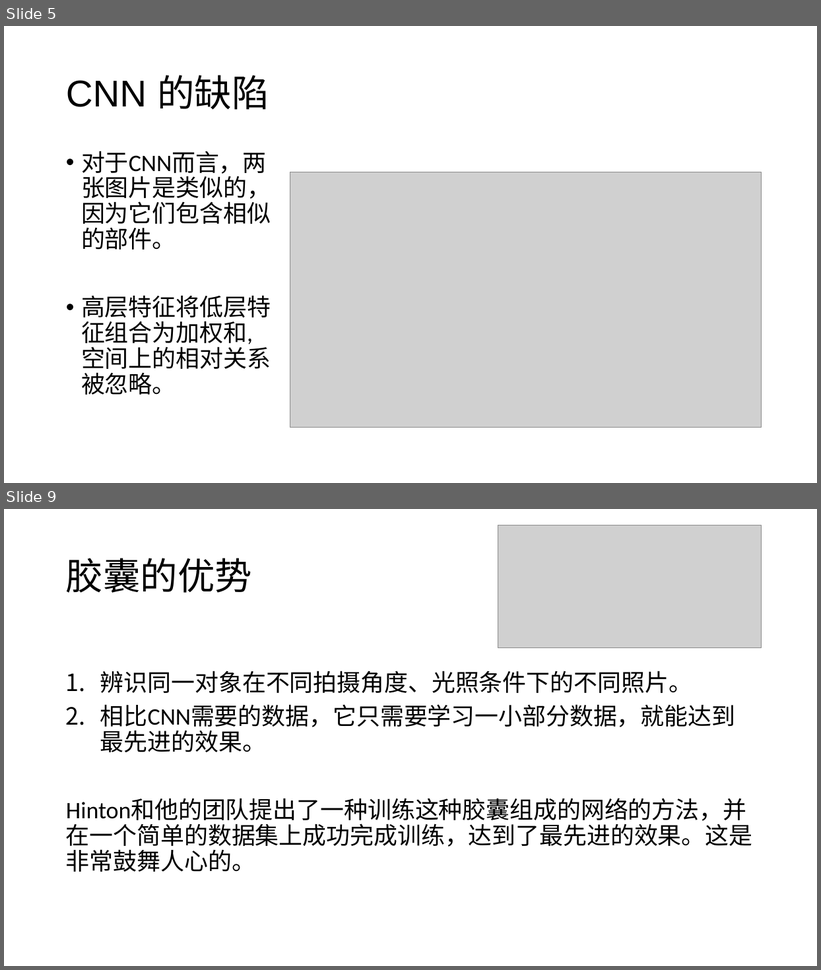
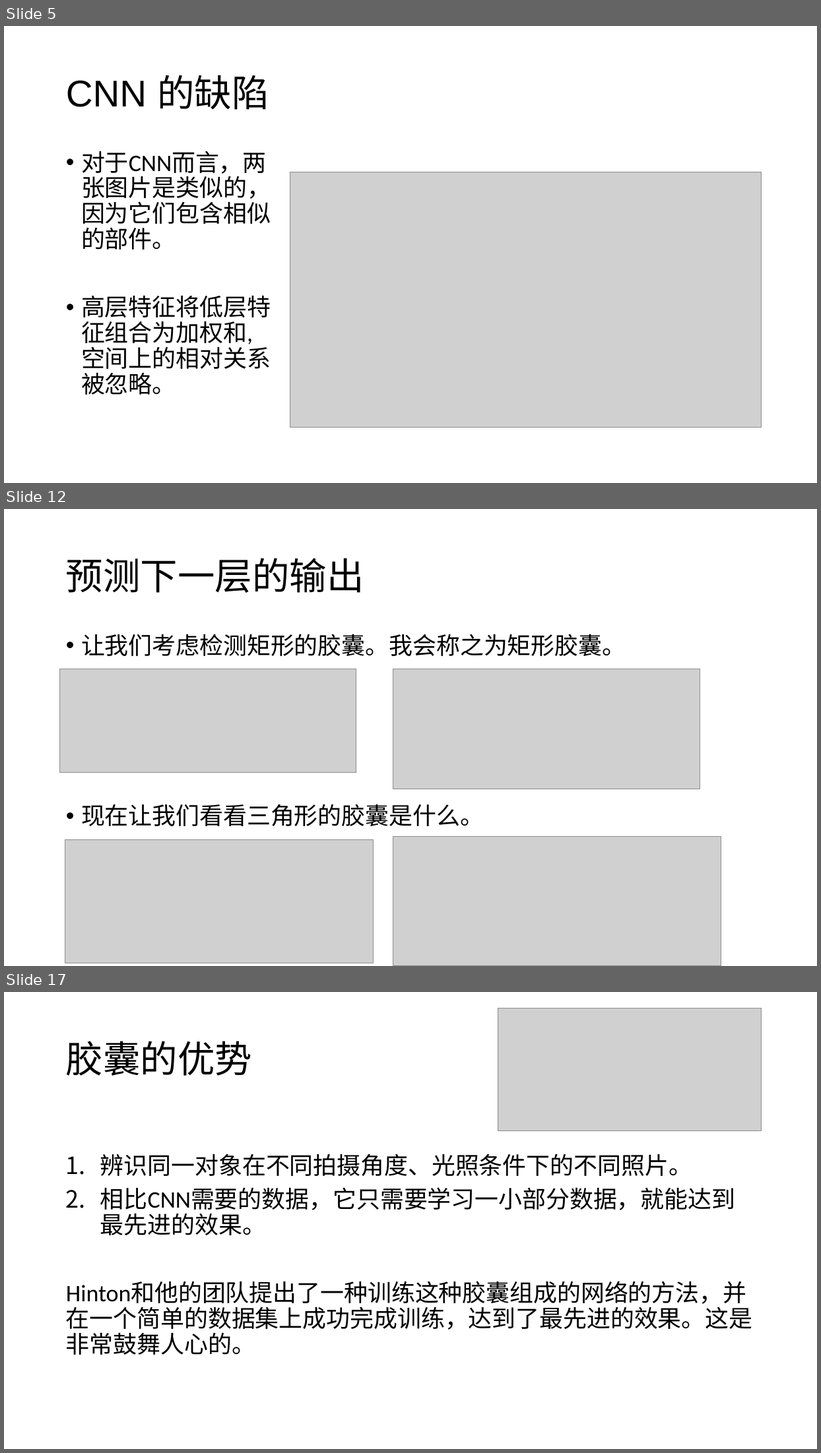
Before and after one commit to foamliu/Learning-DL, a slide deck: capsnet/CapsNet.pptx. Shown one above the other, each under a label of ours: slides 5 and 9 before the commit, slides 5, 12 and 17 after it; the slides between them are not shown. The pictures are 821x970 and 821x1453 pixels, drawn with LibreOffice and Linux fonts; fonts in the diff are those of the drawing; grey boxes stand for pictures. Boxes give left, top, right and bottom in pixels: in the first picture for what was removed or moved away, otherwise in the second. Text is boxed around its words. In the diff, an @@ line names an element or a change of style, - is before the commit and + after.

```diff
--- a/capsnet/CapsNet.pptx
+++ b/capsnet/CapsNet.pptx
@@ slide 12 added at (4, 509, 817, 966), background #FFFFFF @@
@@ title added at (66, 558, 364, 593), 44 pt, text #000000 @@
+预测下一层的输出
@@ text added at (81, 634, 626, 826), 28 pt, text #000000 @@
+• 让我们考虑检测矩形的胶囊。我会称之为矩形胶囊。
+• 现在让我们看看三角形的胶囊是什么。
@@ picture added at (60, 669, 356, 772) @@
@@ picture added at (393, 669, 700, 789) @@
@@ picture added at (65, 840, 373, 963) @@
@@ picture added at (393, 836, 721, 966) @@
@@ what was slide 9 is now slide 17 @@
```
Also in this commit, not shown: 5 slides changed, 9 other slides added, 2 slides removed, 1 other file.
